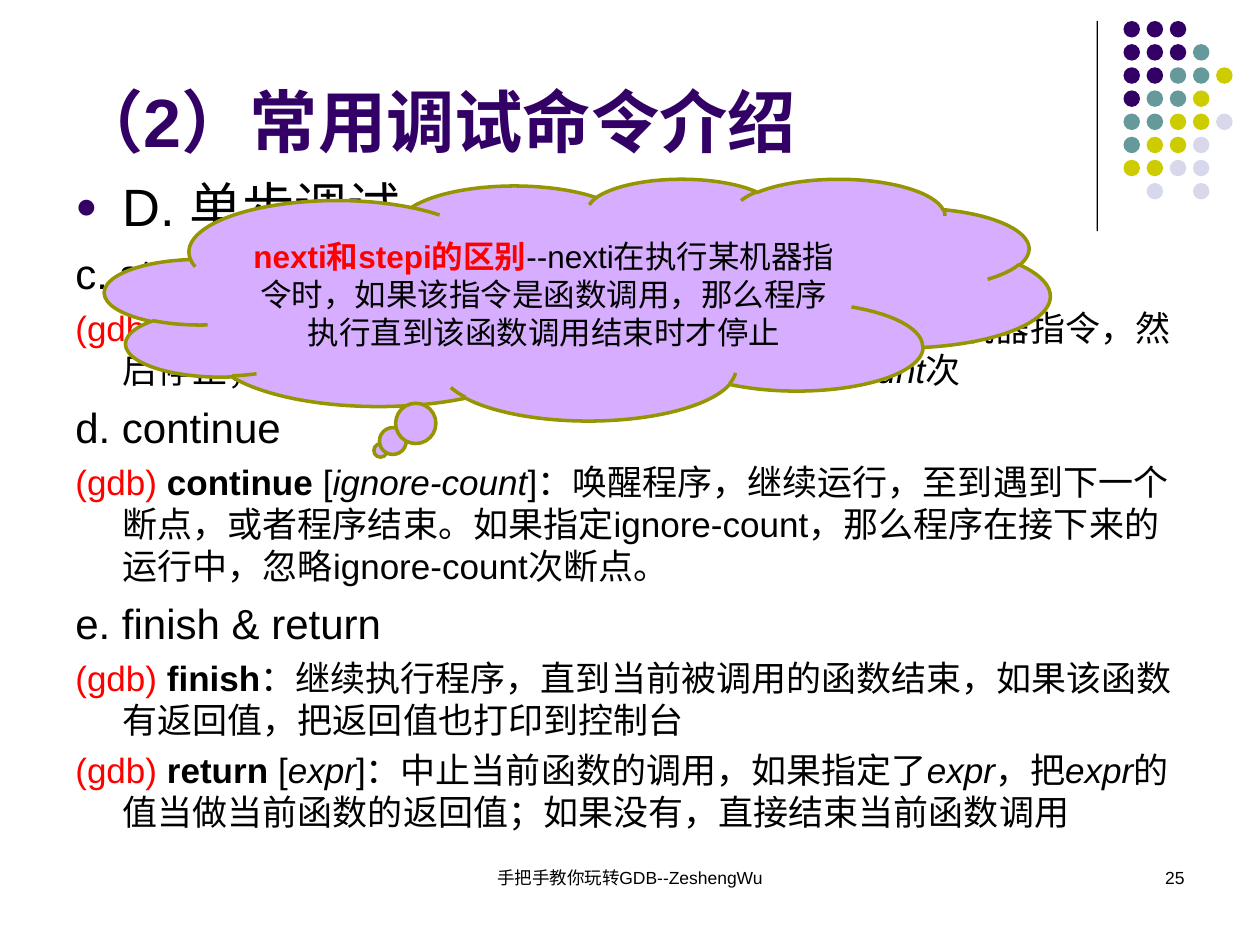
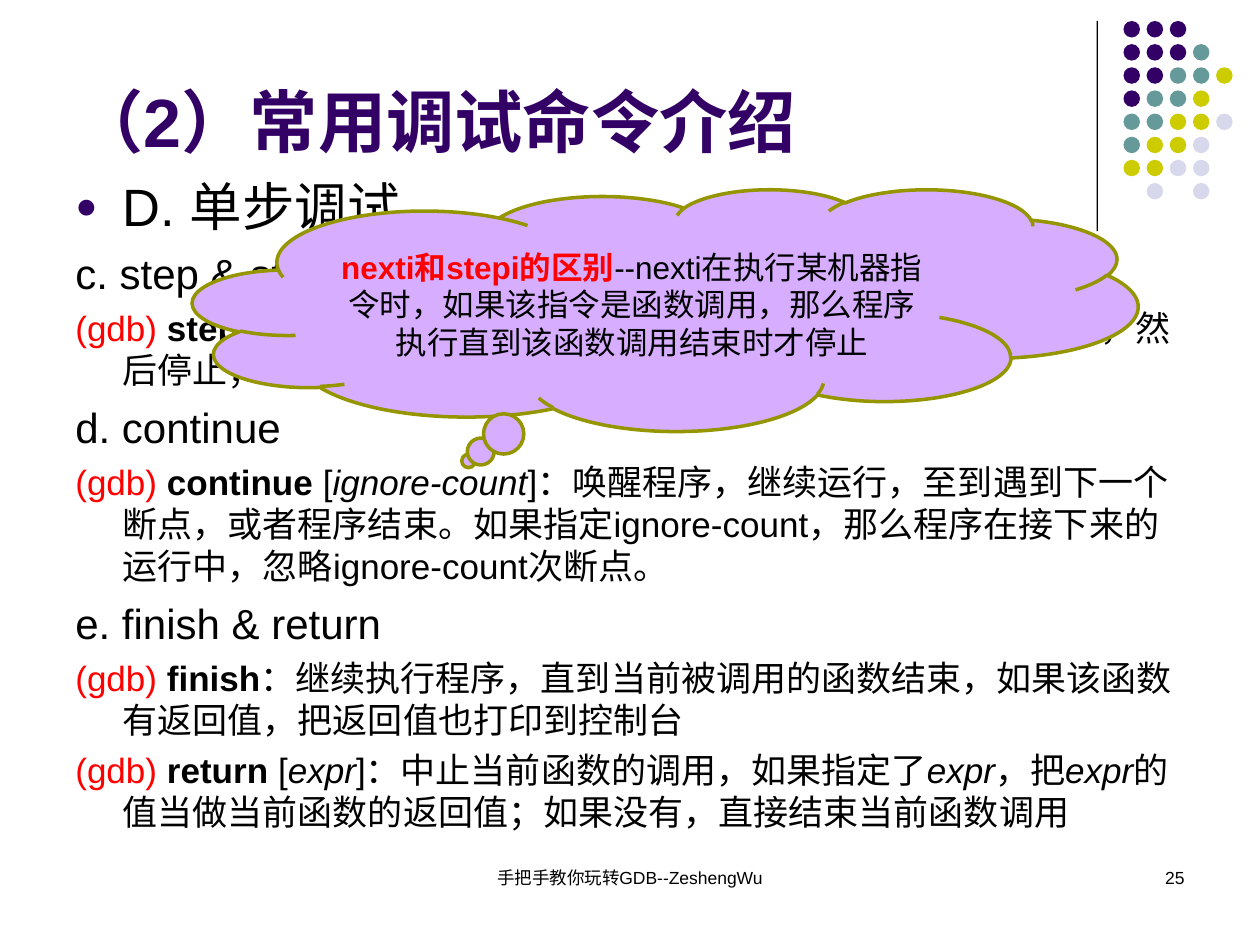
Before and after one commit to KublaikhanGeek/reactor, a slide deck: slide 25 of docs/手把手教你玩转GDB/手把手教你玩转GDB.ppt. Drawn at 1260x945 pixels with LibreOffice and Linux fonts; fonts in the diff are those of the drawing. Boxes give left, top, right and bottom in pixels: in the first picture for what was removed or moved away, otherwise in the second. Text is boxed around its words. In the diff, an @@ line names an element or a change of style, - is before the commit and + after.

```diff
--- a/docs/手把手教你玩转GDB/手把手教你玩转GDB.ppt
+++ b/docs/手把手教你玩转GDB/手把手教你玩转GDB.ppt
@@ thought cloud "nexti和stepi的区别--nexti在执行某机器指令时，如果该指令是函数调用，那么程序执行直到该函数调用结束时才停 ...": place and size @@
-thought cloud "nexti和stepi的区别--nexti在执行某机器指令时，如果该指令是函数调用，那么程序执行直到该函数调用结束时才停 ..." at <box>105,179,1050,421</box>
+thought cloud "nexti和stepi的区别--nexti在执行某机器指令时，如果该指令是函数调用，那么程序执行直到该函数调用结束时才停 ..." at <box>193,189,1138,431</box>
```
Also in this commit, not shown: 21 other slides changed, 1 slide added, 1 slide removed, 1 other file.
